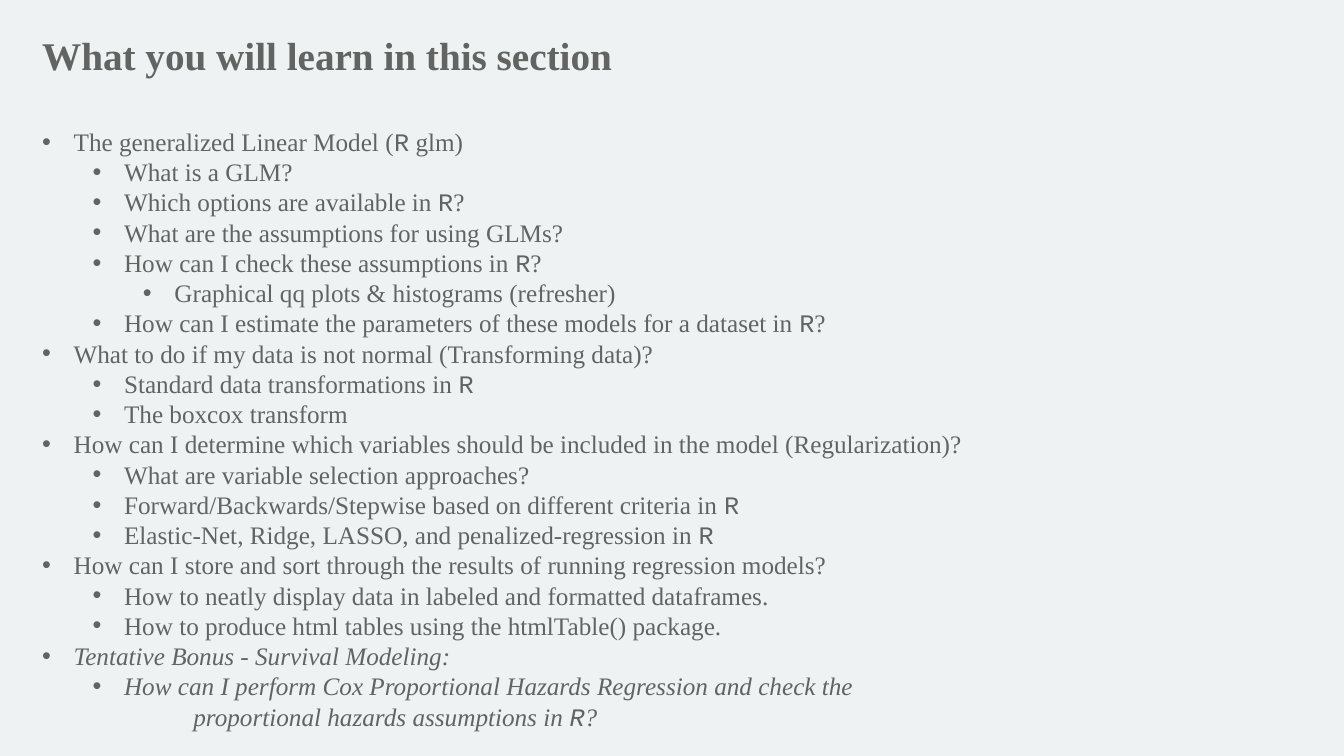
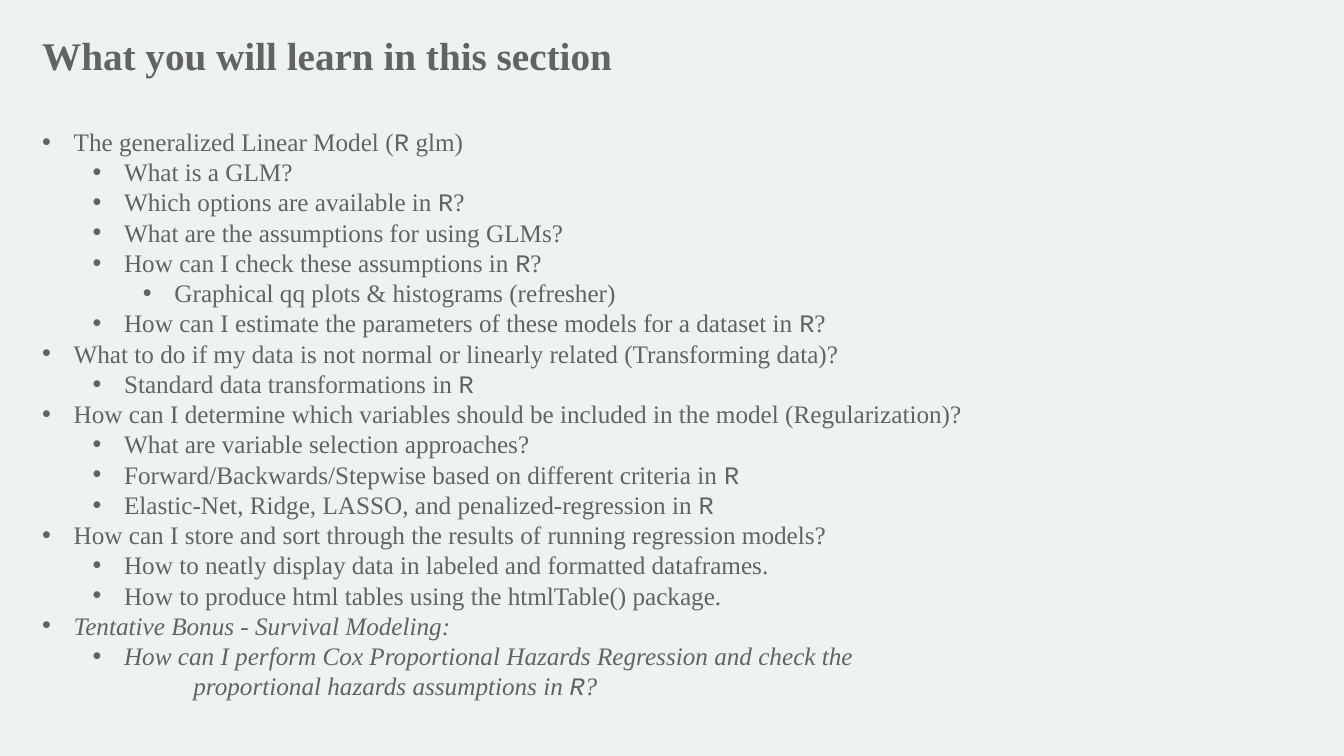
Before and after one commit to mathornton01/2022_UTSW_Lyda_Hill_Department_Beginning_R_Nanocourse, a slide deck: slide 3 of Slides/IntroductionToRForBeginners_DayII_MT.pptx. Drawn at 1344x756 pixels with LibreOffice and Linux fonts; fonts in the diff are those of the drawing; background and template pictures are left out. Boxes give left, top, right and bottom in pixels: in the first picture for what was removed or moved away, otherwise in the second. Text is boxed around its words. In the diff, an @@ line names an element or a change of style, - is before the commit and + after.

```diff
--- a/Slides/IntroductionToRForBeginners_DayII_MT.pptx
+++ b/Slides/IntroductionToRForBeginners_DayII_MT.pptx
@@ text at [74, 345, 838, 369]: text changed @@
-• What to do if my data is not normal (Transforming data)?
+• What to do if my data is not normal or linearly related (Transforming data)?
@@ text at [124, 405, 348, 423]: paragraph removed @@
-  • The boxcox transform
```
Also in this commit, not shown: 4 other slides changed, 29 slides added, 14 other files.
